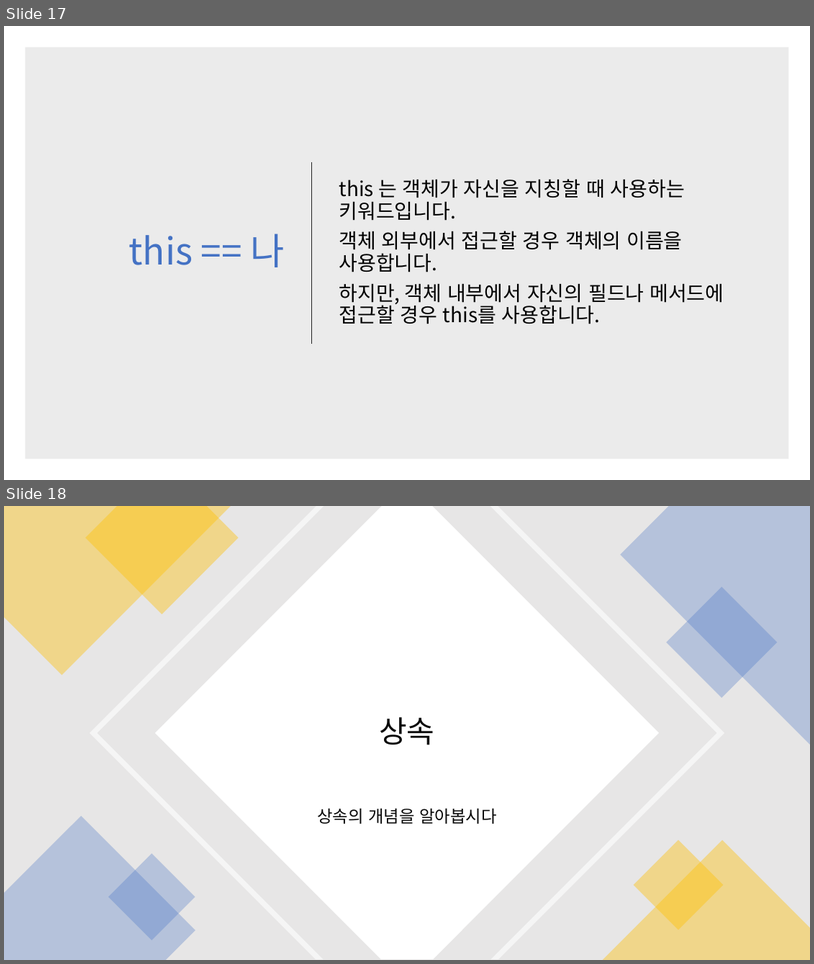
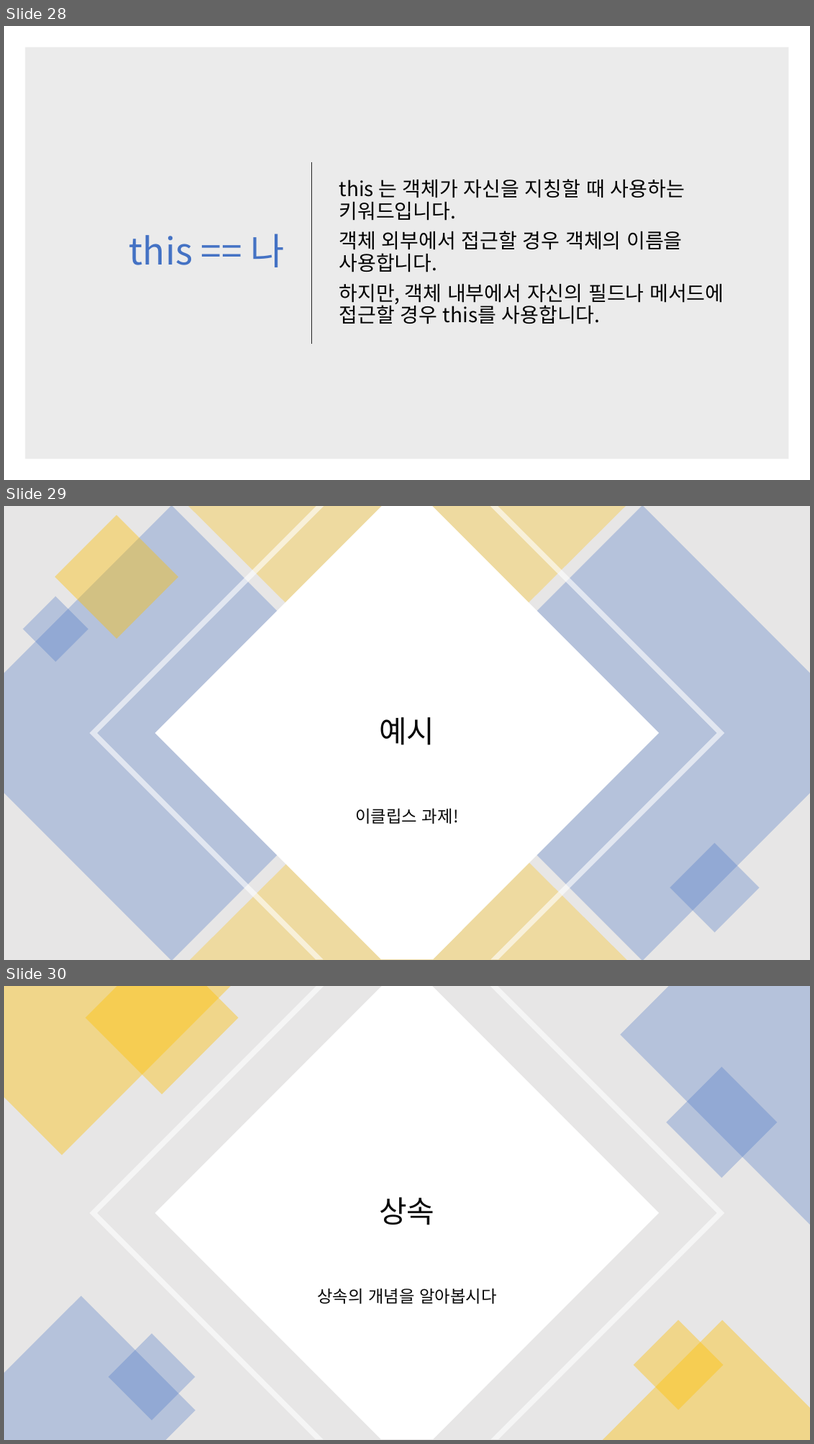
Before and after one commit to kjh99660/Study_powerpoint, a slide deck: c# 스터디 4주 차.pptx. Shown one above the other, each under a label of ours: slides 17 and 18 before the commit, slides 28, 29 and 30 after it. The pictures are 814x964 and 814x1444 pixels, drawn with LibreOffice and Linux fonts; fonts in the diff are those of the drawing. Boxes give left, top, right and bottom in pixels: in the first picture for what was removed or moved away, otherwise in the second. Text is boxed around its words. In the diff, an @@ line names an element or a change of style, - is before the commit and + after.

```diff
--- a/c# 스터디 4주 차.pptx
+++ b/c# 스터디 4주 차.pptx
@@ slide 29 added at (4, 506, 810, 960), background #FFFFFF @@
@@ rectangle added at (4, 506, 810, 960), fill #E7E6E6 @@
@@ freeform shape added at (4, 506, 399, 960), fill #4472C4 at 30% opacity @@
@@ rectangle added at (55, 515, 178, 638), fill #FFC000 at 40% opacity @@
@@ freeform shape added at (90, 506, 725, 960), fill #FFFFFF at 60% opacity @@
@@ freeform shape added at (155, 506, 659, 960), fill #FFFFFF @@
@@ triangle added at (188, 506, 626, 723), fill #FFC000 at 30% opacity @@
@@ freeform shape added at (415, 506, 810, 960), fill #4472C4 at 30% opacity @@
@@ rectangle added at (23, 596, 89, 662), fill #4472C4 at 30% opacity @@
@@ title added at (379, 717, 435, 745), 36 pt, text #080808 @@
+예시
@@ triangle added at (190, 743, 627, 960), fill #FFC000 at 30% opacity @@
@@ text added at (355, 808, 459, 824), 20 pt, text #080808 @@
+이클립스 과제!
@@ rectangle added at (670, 842, 760, 932), fill #4472C4 at 30% opacity @@
@@ what was slide 17 is now slide 28 @@
@@ what was slide 18 is now slide 30 @@
```
Also in this commit, not shown: 2 slides changed, 14 other slides added, 1 slide removed, 6 other files.
